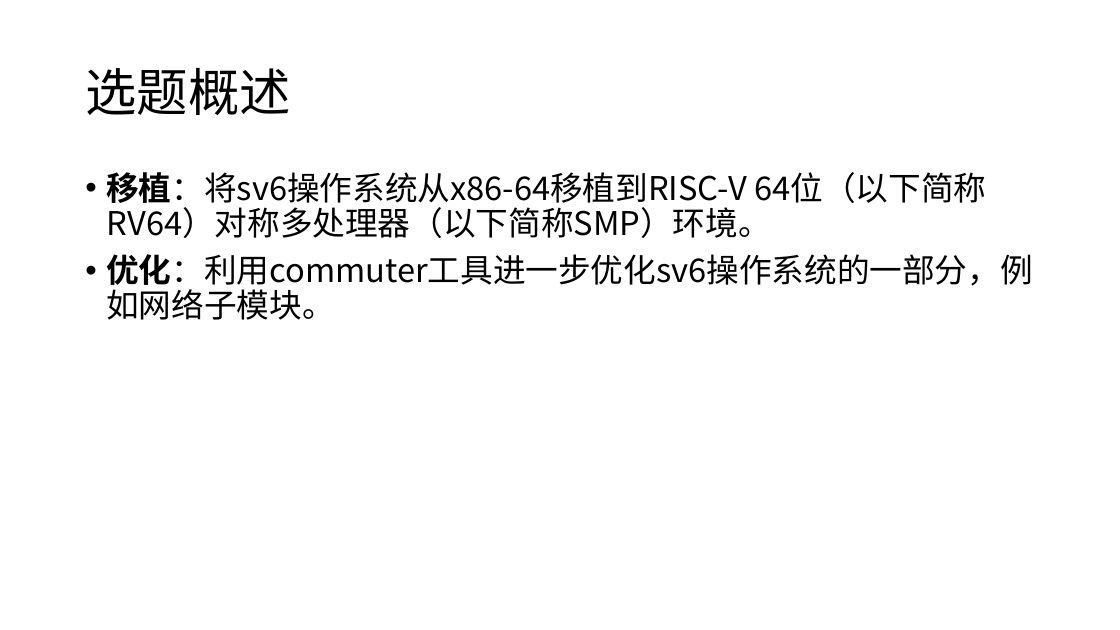
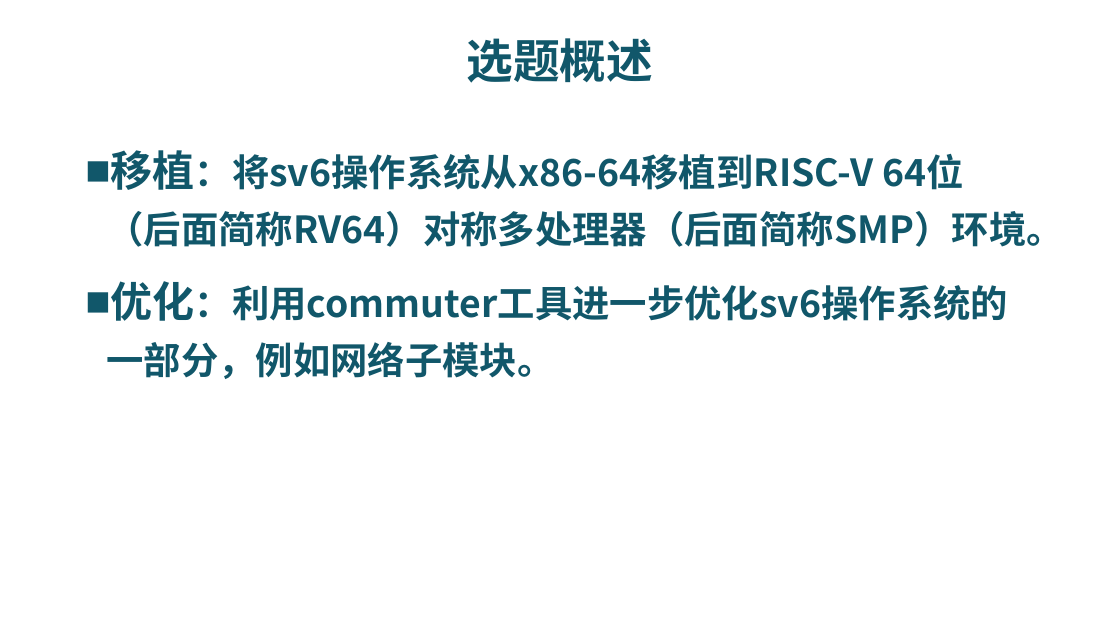
Before and after one commit to riscv-labs/OS2018spring-projects-g06, a slide deck: slide 3 of mid_report.pptx. Drawn at 1120x630 pixels with LibreOffice and Linux fonts; fonts in the diff are those of the drawing; background and template pictures are left out. Boxes give left, top, right and bottom in pixels: in the first picture for what was removed or moved away, otherwise in the second. Text is boxed around its words. In the diff, an @@ line names an element or a change of style, - is before the commit and + after.

```diff
--- a/mid_report.pptx
+++ b/mid_report.pptx
@@ title "选题概述" at [467, 38, 654, 83]: size 44 to 40 pt, text colour #000000 to #11576A, bold on; alignment left to centre @@
@@ text "移植：将sv6操作系统从x86-64移植到RISC-V 64位（后面简称RV64）对称多处理器（后面简称SMP）环境。": place and size @@
-text "移植：将sv6操作系统从x86-64移植到RISC-V 64位（后面简称RV64）对称多处理器（后面简称SMP）环境。" at [106, 172, 1032, 320]
+text "移植：将sv6操作系统从x86-64移植到RISC-V 64位（后面简称RV64）对称多处理器（后面简称SMP）环境。" at [106, 150, 1063, 379]
@@ text at [106, 150, 1063, 247]: text changed; size 28 to 32 pt; text colour #000000 to #11576A; bold on @@
-• 移植：将sv6操作系统从x86-64移植到RISC-V 64位（以下简称RV64）对称多处理器（以下简称SMP）环境。
+■ 移植：将sv6操作系统从x86-64移植到RISC-V 64位（后面简称RV64）对称多处理器（后面简称SMP）环境。
@@ text at [106, 281, 1008, 379]: size 28 to 36 pt, size 28 to 32 pt, text colour #000000 to #11576A, bold on in "优化：利用commuter工具进一步优化sv6操作系统的一部分，例如网络子模块。"; bullet • to ■; line spacing 0.9 to 1.25 @@
```
Also in this commit, not shown: 19 other slides changed, 1 slide removed, 1 other file.
